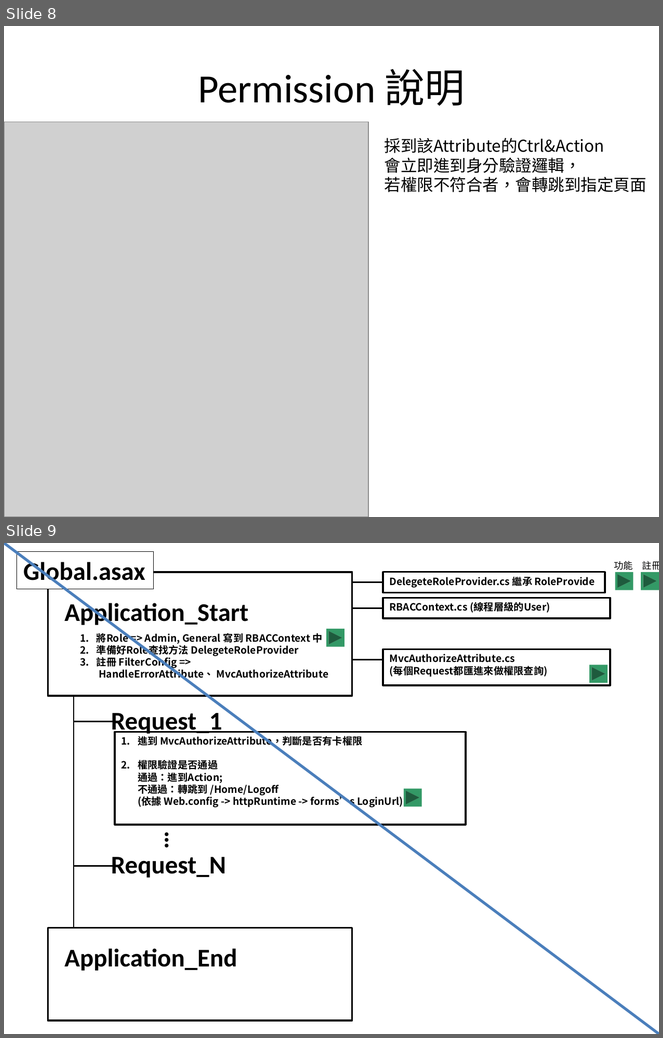
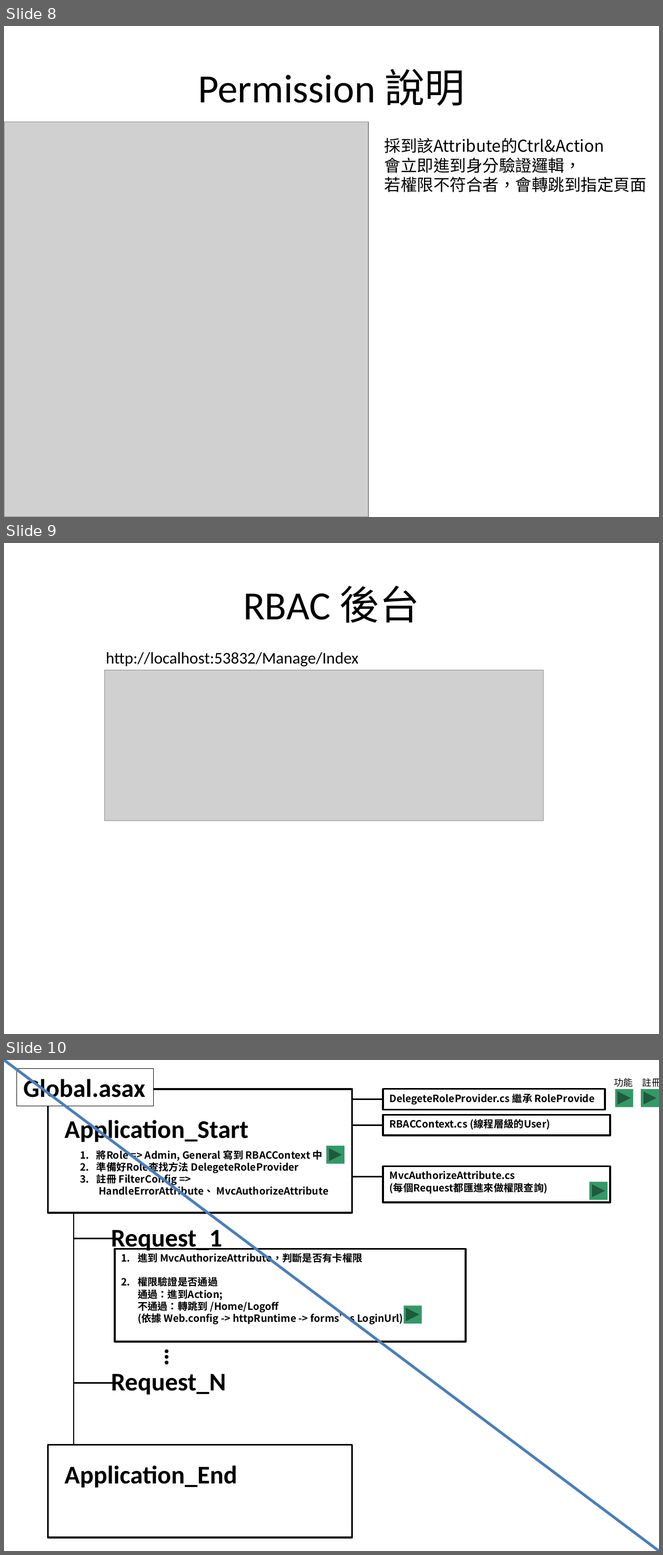
Before and after one commit to derting/Asp.Net-MVC-RBAC-Example, a slide deck: ReadMe.pptx. Shown one above the other, each under a label of ours: slides 8 and 9 before the commit, slides 8, 9 and 10 after it. The pictures are 663x1038 and 663x1555 pixels, drawn with LibreOffice and Linux fonts; fonts in the diff are those of the drawing; grey boxes stand for pictures. Boxes give left, top, right and bottom in pixels: in the first picture for what was removed or moved away, otherwise in the second. Text is boxed around its words. In the diff, an @@ line names an element or a change of style, - is before the commit and + after.

Commit message:
增添RBAC權限控制後台

```diff
--- a/ReadMe.pptx
+++ b/ReadMe.pptx
@@ slide 9 added at (4, 543, 659, 1034), background #FFFFFF @@
@@ title added at (243, 586, 420, 623), 44 pt, text #000000 @@
+RBAC 後台
@@ text added at (106, 652, 359, 667), 18 pt, text #000000 @@
+http://localhost:53832/Manage/Index
@@ picture added at (105, 670, 544, 821) @@
@@ what was slide 9 is now slide 10 @@
```
Also in this commit, not shown: 20 other files.
